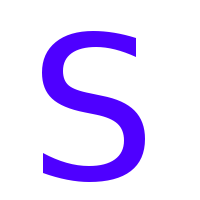
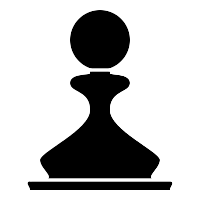
Layers edited between the first and the second (200, 200) image:
hid "S", painted on it over (x1=42, y1=31, x2=145, y2=182)
added layer "Layer #2" above "Layer" over (x1=27, y1=10, x2=173, y2=190)
painted on "Layer" over (x1=27, y1=10, x2=173, y2=190)
